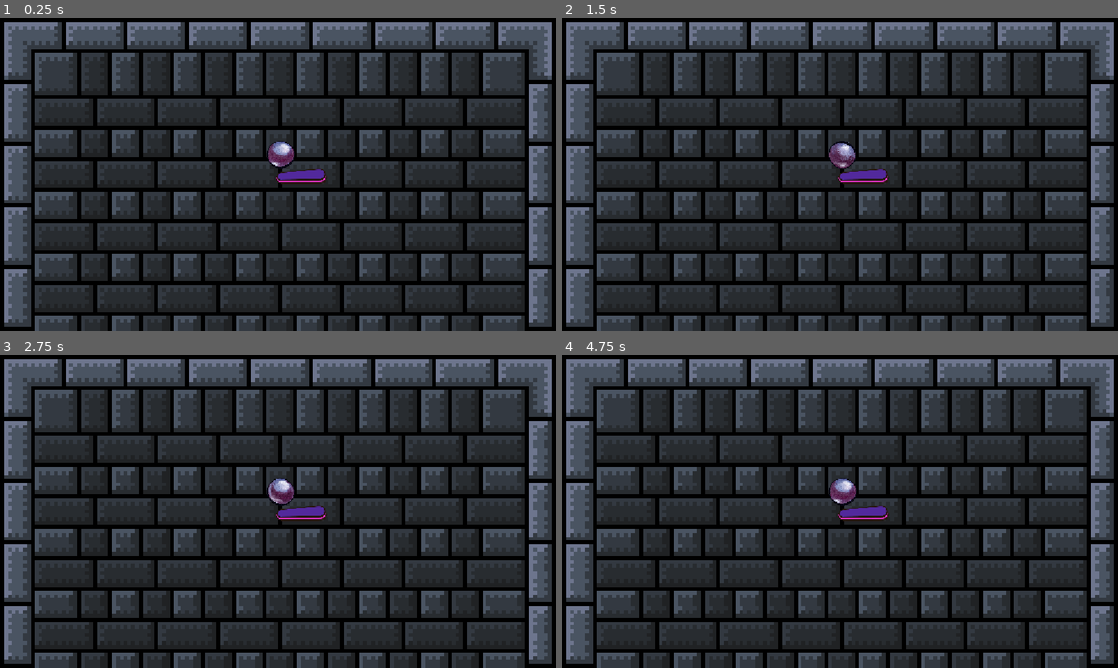
Above: before the commit, frames 1-4 (two rows, left to right).
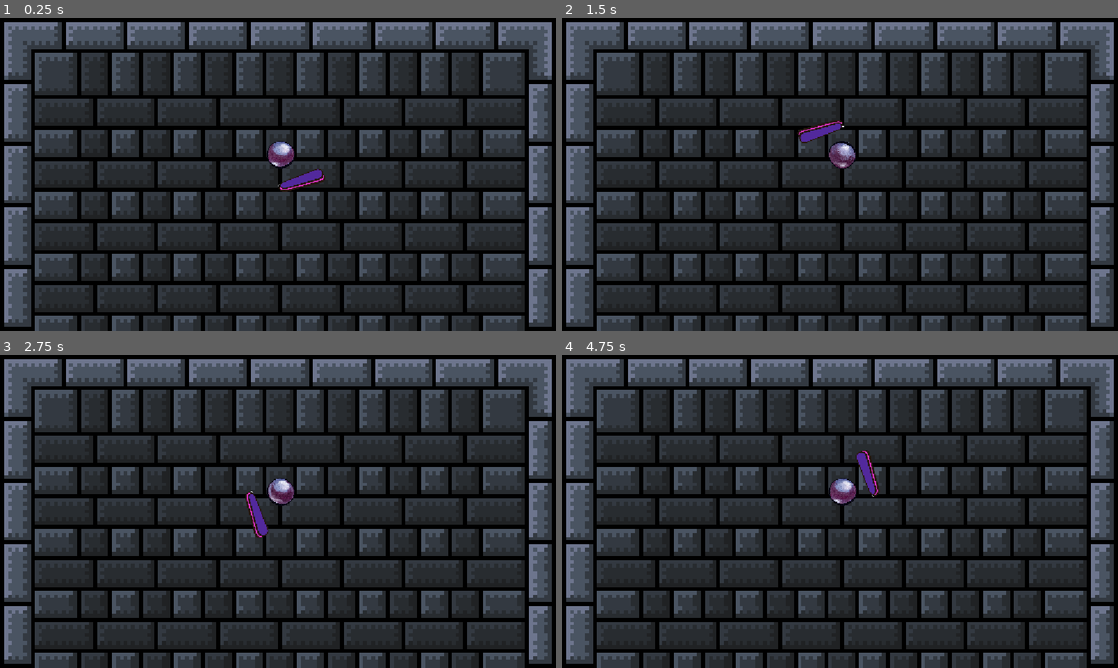
Above: after the commit, the same moments.

Repository: Edu-Dev12/Pinball_Survivor
Game: Godot game, scene res://Scenes/Level/Manager/game_manager.tscn
Same seed, same stepped clock (60 frames per second), same inputs: the game is played once before the commit and once after it.
Inputs:
- Up to frame 1 (0.25 s): no input
- Up to frame 2 (1.5 s): hold D (Right) 0.53-1.28 s; hold S (Down) from 1.28 s (still down)
- Up to frame 3 (2.75 s): release S (Down) at 2.03 s; hold D (Right) from 2.03 s (still down)
- Up to frame 4 (4.75 s): release D (Right) at 2.78 s; hold W (Up) 2.78-3.53 s; hold A (Left) from 3.53 s (still down)

The runs differ from the first frame. In frame 1, 0.3% of the frame differs, in the area x 49-59%, y 48-56%; in frame 2, 0.6%; in frame 3, 0.6%; in frame 4, 0.7%, in the area x 49-59%, y 30-54%.

Commit message:
Flipper funcional

Diff:
--- a/rhythm-game/Scenes/Entity/player.tscn
+++ b/rhythm-game/Scenes/Entity/player.tscn
@@ -76,9 +76,10 @@
 script = ExtResource("2_7lf8o")
 rigidBody2D = NodePath("../../RigidBody2D")
 
-[node name="FlipperHitComponent" type="Node2D" parent="MovementComponents" unique_id=6811151 node_paths=PackedStringArray("inputControllerComponent", "customImpulsePhysic")]
+[node name="FlipperHitComponent" type="Node2D" parent="MovementComponents" unique_id=6811151 node_paths=PackedStringArray("inputControllerComponent", "customImpulsePhysic", "flipper")]
 script = ExtResource("5_20bu7")
 dynamic_force_percent = 100.0
 hit_cooldown = 0.2
 inputControllerComponent = NodePath("../../ControllerComponents/InputControllerComponent")
 customImpulsePhysic = NodePath("../CustomImpulsePhysicComponent")
+flipper = NodePath("../../VisualContainer/PinballImage/Flipper")
--- a/rhythm-game/Scenes/Environment/flipper.tscn
+++ b/rhythm-game/Scenes/Environment/flipper.tscn
@@ -3,28 +3,76 @@
 [ext_resource type="Script" uid="uid://sjdb0evhe8kt" path="res://Scripts/Environment/flipper.gd" id="1_8x31y"]
 [ext_resource type="Texture2D" uid="uid://cqo2evrrhm3j7" path="res://Assets/Player/FlipperSpritesheet.png" id="2_vjvvj"]
 
-[sub_resource type="AtlasTexture" id="AtlasTexture_7lf8o"]
+[sub_resource type="AtlasTexture" id="AtlasTexture_8x31y"]
 atlas = ExtResource("2_vjvvj")
-region = Rect2(268, 0, 268, 270)
+region = Rect2(13, 20, 250, 250)
+
+[sub_resource type="AtlasTexture" id="AtlasTexture_vjvvj"]
+atlas = ExtResource("2_vjvvj")
+region = Rect2(278, 20, 250, 250)
+
+[sub_resource type="AtlasTexture" id="AtlasTexture_pgric"]
+atlas = ExtResource("2_vjvvj")
+region = Rect2(13, 20, 250, 250)
+
+[sub_resource type="AtlasTexture" id="AtlasTexture_i4m2j"]
+atlas = ExtResource("2_vjvvj")
+region = Rect2(278, 20, 250, 250)
+
+[sub_resource type="AtlasTexture" id="AtlasTexture_xbqwb"]
+atlas = ExtResource("2_vjvvj")
+region = Rect2(808, 20, 250, 250)
+
+[sub_resource type="AtlasTexture" id="AtlasTexture_qweb3"]
+atlas = ExtResource("2_vjvvj")
+region = Rect2(278, 20, 250, 250)
 
 [sub_resource type="SpriteFrames" id="SpriteFrames_pv2mu"]
 animations = [{
 "frames": [{
 "duration": 1.0,
-"texture": SubResource("AtlasTexture_7lf8o")
+"texture": SubResource("AtlasTexture_8x31y")
+}],
+"loop": 1,
+"name": &"charging",
+"speed": 5.0
+}, {
+"frames": [{
+"duration": 1.0,
+"texture": SubResource("AtlasTexture_vjvvj")
+}],
+"loop": 1,
+"name": &"default",
+"speed": 5.0
+}, {
+"frames": [{
+"duration": 1.0,
+"texture": SubResource("AtlasTexture_pgric")
+}, {
+"duration": 1.0,
+"texture": SubResource("AtlasTexture_i4m2j")
+}, {
+"duration": 1.0,
+"texture": SubResource("AtlasTexture_xbqwb")
+}, {
+"duration": 1.0,
+"texture": SubResource("AtlasTexture_qweb3")
 }],
 "loop": 0,
-"name": &"default",
-"speed": 5.0
+"name": &"release",
+"speed": 15.0
 }]
 
-[node name="Flipper" type="Node2D" unique_id=380740414]
+[node name="Flipper" type="Node2D" unique_id=380740414 node_paths=PackedStringArray("animated_sprite")]
 script = ExtResource("1_8x31y")
+animated_sprite = NodePath("Pivot/FlipperSprite")
+shake_intensity = 10.0
 
 [node name="Pivot" type="Node2D" parent="." unique_id=1881215035]
 position = Vector2(76.111435, 39.787556)
 
 [node name="FlipperSprite" type="AnimatedSprite2D" parent="Pivot" unique_id=2026638733]
-position = Vector2(-31.002674, -0.9134064)
+position = Vector2(-33, 5)
 scale = Vector2(0.5, 0.5)
 sprite_frames = SubResource("SpriteFrames_pv2mu")
+animation = &"release"
--- a/rhythm-game/Scripts/Components/Movement_Component/flipper_hit_component.gd
+++ b/rhythm-game/Scripts/Components/Movement_Component/flipper_hit_component.gd
@@ -10,6 +10,7 @@
 @export_group("Components")
 @export var inputControllerComponent: InputControllerComponent
 @export var customImpulsePhysic: CustomImpulsePhysicComponent
+@export var flipper: Flipper
 
 var can_use_flipper: bool = true
 var hit_force: float = 0.0
@@ -24,13 +25,23 @@
 	if input_direction != Vector2.ZERO:
 		hit_direction = input_direction.normalized()
 
+		if flipper:
+			flipper.start_charging(hit_direction)
+
 		if hit_force == 0.0:
 			hit_force = hit_min_charge
 		else:
 			hit_force = min(hit_force + (hit_charge_speed * delta), hit_max_charge)
 	else:
 		if hit_force > 0.0:
+			# Validar depois
+			can_use_flipper = false
 			hit_direction = inputControllerComponent.get_best_buffered_direction(hit_direction)
+
+			if flipper:
+				var sprite = flipper.play_release_fx(hit_direction)
+				if sprite and sprite.sprite_frames.has_animation("release"):
+					await sprite.animation_finished
 			flipper_hit()
 
 func flipper_hit() -> void:
--- a/rhythm-game/Scripts/Environment/flipper.gd
+++ b/rhythm-game/Scripts/Environment/flipper.gd
@@ -1,2 +1,45 @@
 @icon("uid://bb0vc1otdxvrc")
 extends Node2D
+class_name Flipper
+
+@export var animated_sprite: AnimatedSprite2D
+@export var shake_intensity: float = 2.0
+
+var is_charging: bool = false
+
+func _ready() -> void:
+	if animated_sprite:
+		animated_sprite.animation_finished.connect(_on_animation_finished)
+
+func _physics_process(delta: float) -> void:
+	if is_charging and animated_sprite:
+		animated_sprite.offset = Vector2(
+			randf_range(-shake_intensity, shake_intensity),
+			randf_range(-shake_intensity, shake_intensity)
+		)
+
+func start_charging(hit_direction: Vector2) -> void:
+	update_flipper_rotation(hit_direction)
+
+	if not is_charging:
+		is_charging = true
+		if animated_sprite:
+			animated_sprite.play("charging")
+
+func play_release_fx(hit_direction: Vector2) -> AnimatedSprite2D:
+	is_charging = false
+	update_flipper_rotation(hit_direction)
+
+	if animated_sprite:
+		animated_sprite.offset = Vector2.ZERO
+		animated_sprite.play("release")
+
+	return animated_sprite
+
+func update_flipper_rotation(hit_direction: Vector2) -> void:
+	if hit_direction != Vector2.ZERO:
+		self.rotation = (-hit_direction).angle() + deg_to_rad(-90)
+
+func _on_animation_finished() -> void:
+	if animated_sprite and animated_sprite.animation == "release":
+		animated_sprite.play("default")
